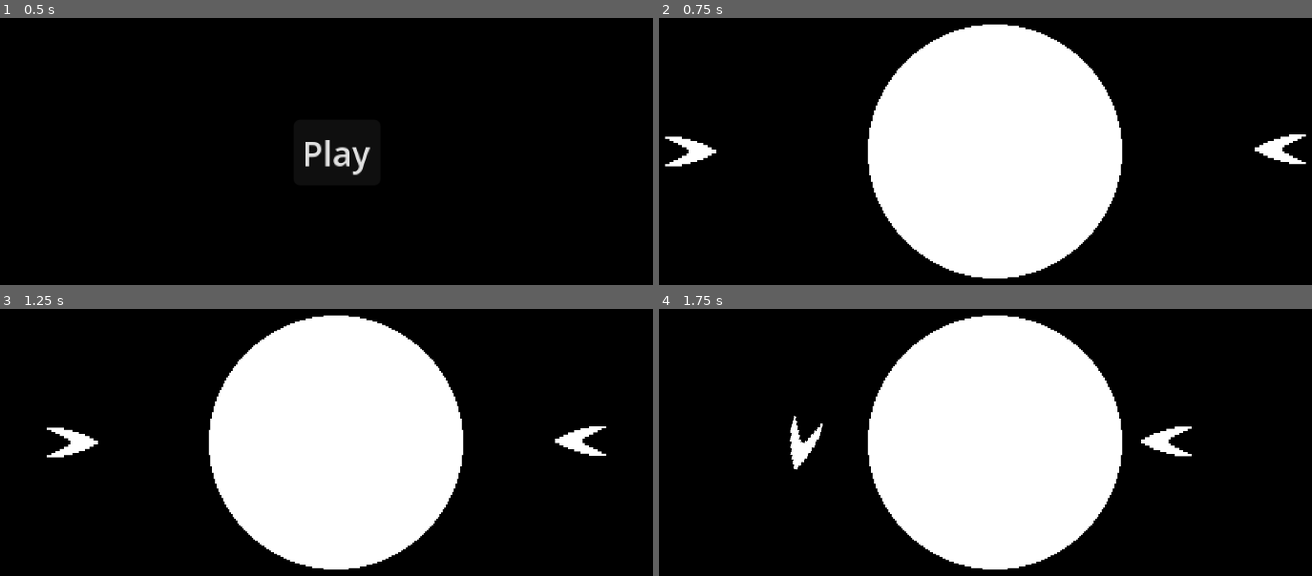
Above: before the commit, frames 1-4 (two rows, left to right).
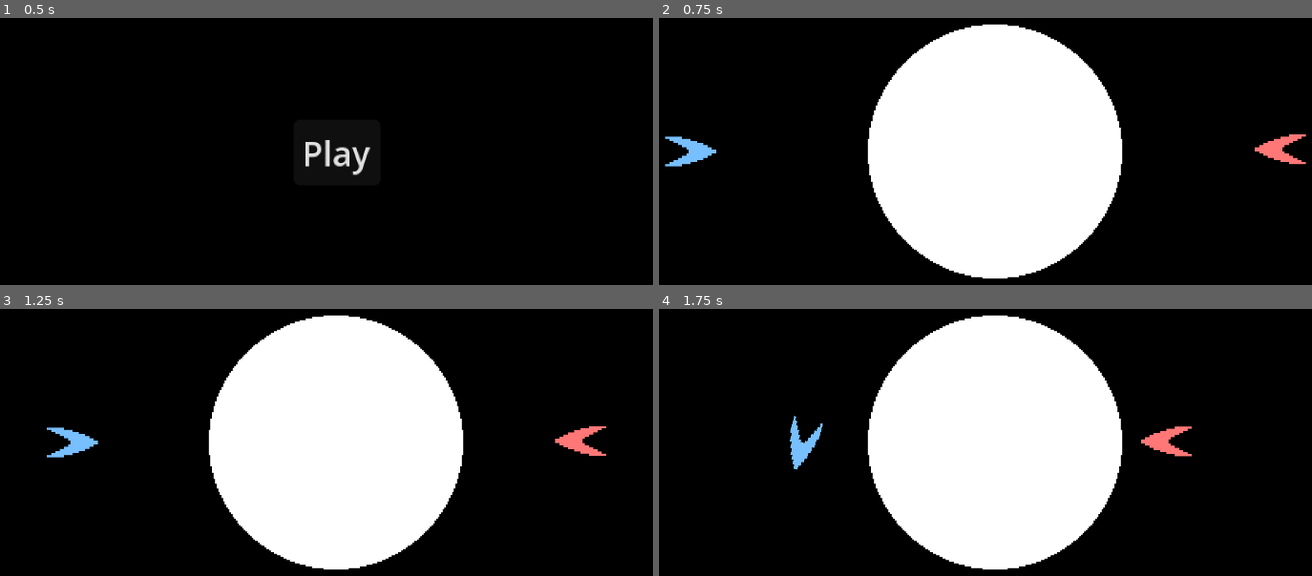
Above: after the commit, the same moments.

Repository: thelastbucuc/20-Games-Challenge-4-Spacewar
Game: Godot game, scene res://scenes/Menu/Menu.tscn
Same seed, same stepped clock (60 frames per second), same inputs: the game is played once before the commit and once after it.
Inputs:
- Up to frame 1 (0.5 s): no input
- Up to frame 2 (0.75 s): click "Play" at 0.5 s
- Up to frame 3 (1.25 s): no input
- Up to frame 4 (1.75 s): hold D (turn_right) from 1.28 s (still down); tap Space (shoot) at 1.35 s; tap Ctrl (shoot_2) at 1.55 s

Frame 1 is identical in both runs. In frame 2, 0.9% of the frame differs, in the area x 0-100%, y 43-56%; in frame 3, 0.9%; in frame 4, 0.9%.

Commit message:
added colors to ships and bullets

Diff:
--- a/globals/GameManager.gd
+++ b/globals/GameManager.gd
@@ -2,6 +2,9 @@
 
 const MAIN: PackedScene = preload("uid://cm22brmholhms")
 const MENU: PackedScene = preload("uid://ungi10lj851f")
+
+var Blue: Color = Color("#77bfff")
+var Red: Color = Color("#ff7777")
 
 
 func load_menu_scene() -> void:
--- a/scenes/Bullet/Bullet.gd
+++ b/scenes/Bullet/Bullet.gd
@@ -4,9 +4,14 @@
 
 var _speed: float = 300.0
 var _dir: Vector2 = Vector2.ZERO
+var _color: Color = Color.WHITE
+
+@onready var sprite_2d: Sprite2D = $Sprite2D
+
 
 # Called when the node enters the scene tree for the first time.
 func _ready() -> void:
+	sprite_2d.modulate = _color
 	await get_tree().create_timer(0.05).timeout
 	set_deferred("monitorable", true)
 	set_deferred("monitoring", true)
--- a/scenes/Ship/Ship.gd
+++ b/scenes/Ship/Ship.gd
@@ -16,10 +16,15 @@
 @onready var screensize: Vector2 = get_viewport_rect().size
 @onready var point: Marker2D = $Point
 @onready var shoot_cooldown: Timer = $ShootCooldown
+@onready var sprite_2d: Sprite2D = $Sprite2D
 
 # Called when the node enters the scene tree for the first time.
 func _ready() -> void:
 	_star = get_parent().get_child(0)
+	if player == 1:
+		sprite_2d.modulate = GameManager.Blue
+	elif player == 2:
+		sprite_2d.modulate = GameManager.Red
 
 
 # Called every frame. 'delta' is the elapsed time since the previous frame.
@@ -54,13 +59,13 @@
 	state.transform = xform
 
 
-
-
-
-
 func shoot_bullet() -> void:
 	if _can_shoot == true:
 		var b: Bullet = BULLET.instantiate()
+		if player == 1:
+			b._color = GameManager.Blue
+		elif player == 2:
+			b._color = GameManager.Red
 		b._dir = transform.x
 		b.rotate(b.transform.x.angle_to(transform.x))
 		b.global_position = point.global_position
